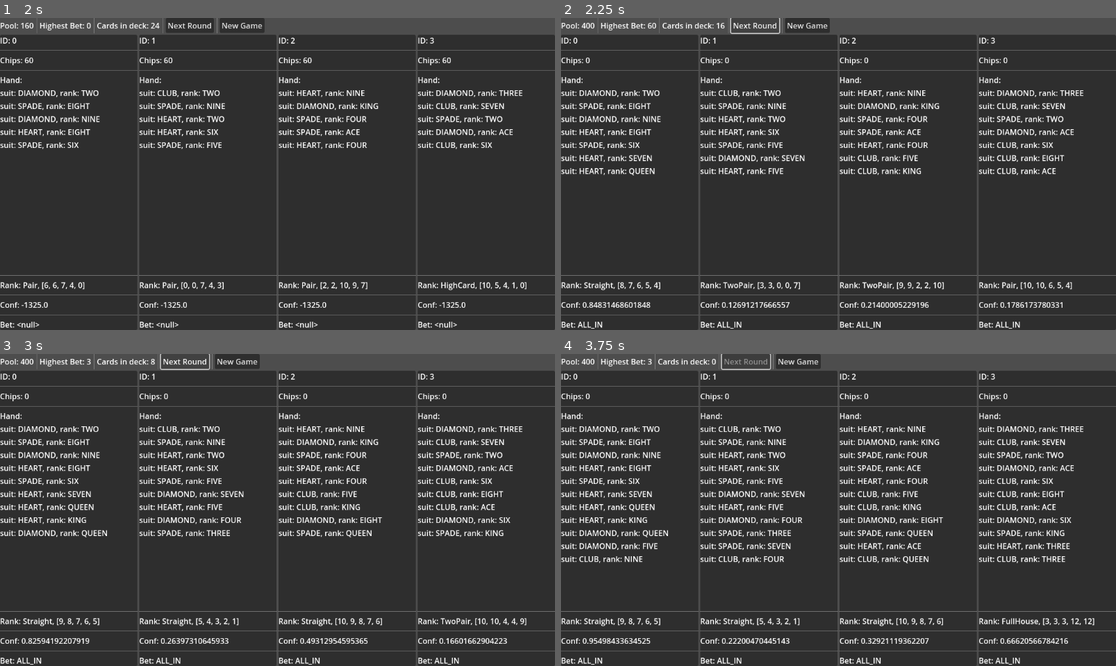
Above: before the commit, frames 1-4 (two rows, left to right).
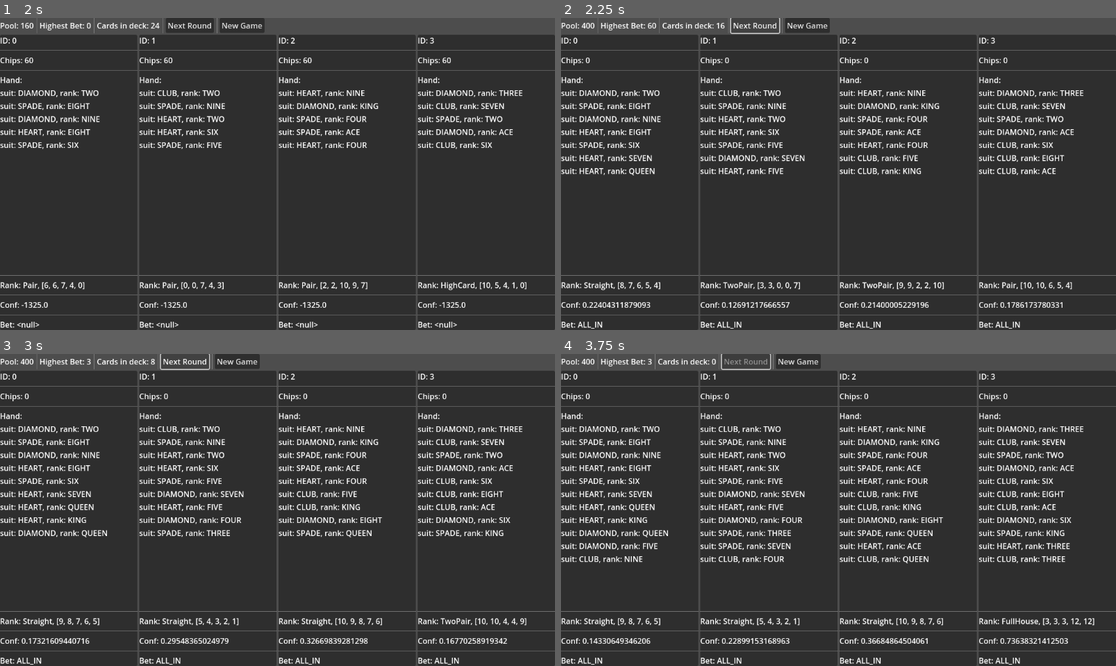
Above: after the commit, the same moments.

Repository: tofimega/ghost-poker
Game: Godot game, scene res://scenes/debug_frontend/debug_frontend.tscn
Same seed, same stepped clock (60 frames per second), same inputs: the game is played once before the commit and once after it.
Inputs:
- Up to frame 1 (2 s): click "New Game" at 0.5 s; click "New Game" at 1.25 s
- Up to frame 2 (2.25 s): click "Next Round" at 2 s
- Up to frame 3 (3 s): click "Next Round" at 2.75 s
- Up to frame 4 (3.75 s): click "Next Round" at 3.5 s

Frame 1 is identical in both runs. In frame 2, 0.1% of the frame differs, in the area x 5-17%, y 91-93%; in frame 3, 0.4%; in frame 4, 0.4%, in the area x 5-92%, y 91-93%.

Commit message:
Added basic logger

Diff:
--- a/project.godot
+++ b/project.godot
@@ -18,6 +18,7 @@
 [autoload]
 
 PokerEngine="*res://scripts/poker_engine.gd"
+Logger="*res://scripts/logger.gd"
 
 [rendering]
 
--- /dev/null
+++ b/scripts/logger.gd
@@ -0,0 +1,16 @@
+extends Node
+
+var log_file: FileAccess
+
+func _init():
+	log_file = FileAccess.open("log.txt", FileAccess.WRITE)
+
+
+func log_text(s: String):
+	log_file.store_line(s)
+	log_file.flush()
+
+func _notification(what: int) -> void:
+	match what:
+		NOTIFICATION_CRASH, NOTIFICATION_PREDELETE, NOTIFICATION_WM_CLOSE_REQUEST:
+			log_file.close()
--- a/scripts/player_controller/player_controller.gd
+++ b/scripts/player_controller/player_controller.gd
@@ -78,10 +78,10 @@
 
 class Bet extends RefCounted:
 	enum Type {
+		FOLD,
 		CALL,
 		RAISE,
-		ALL_IN,
-		FOLD
+		ALL_IN
 	}
 	var amount: int
 	var type: Type
@@ -91,35 +91,58 @@
 		self.type=type
 
 
-const CALL_THRESHOLD: float = 0.05/MAX_VAR
+const CALL_THRESHOLD: float = 0.08/MAX_VAR
 const RAISE_THRESHOLD: float = 0.7/MAX_VAR
-const FORCED_ALL_IN_MULT: float = 1.1
+const FORCED_ALL_IN_MULT: float = 1.3
 const ALL_IN_THRESHOLD: float = 0.9/MAX_VAR
 var conf_last_turn: float = -1325
 
+var forced_all_in: bool = false
 func my_turn() -> Bet:
 	if player == null or !player.in_game: return null
+	forced_all_in=false
+	Logger.log_text("PLAYER "+str(player.id)+"'S TURN!" + " (chips: "+str(player.chips)+")")
+	Logger.log_text(" ")
 
 
 	var confidence: float = find_odds()
+	Logger.log_text("player "+str(player.id)+"'s confidence: "+ str(confidence))
 	conf_last_turn = confidence
 
-	if player.chips <= PokerEngine.highest_bet:
+	Logger.log_text("player "+str(player.id)+" considers going ALL IN... "+" (threshold: " + str(ALL_IN_THRESHOLD) + ")")
+	if confidence >= ALL_IN_THRESHOLD:
+		Logger.log_text("player "+str(player.id)+" goes ALL IN!")
+		return Bet.new(player.chips, Bet.Type.ALL_IN)
+
+	if player.chips <= PokerEngine.highest_bet or player.chips==0:
+		Logger.log_text("player "+str(player.id)+" has insufficient chips, considering going ALL IN... "+ "(threshold: " + str(CALL_THRESHOLD*FORCED_ALL_IN_MULT) + ")")
 		if confidence >= CALL_THRESHOLD*FORCED_ALL_IN_MULT:
+			Logger.log_text("player "+str(player.id)+" goes ALL IN!")
+			forced_all_in=true
 			return Bet.new(player.chips, Bet.Type.ALL_IN)
+		Logger.log_text("player "+str(player.id)+" FOLDS!")
 		return Bet.new(0, Bet.Type.FOLD)
 
-	if confidence >= ALL_IN_THRESHOLD:
-		return Bet.new(player.chips, Bet.Type.ALL_IN)
 
+	Logger.log_text("player "+str(player.id)+" considers RAISING... "+" (threshold: " + str(RAISE_THRESHOLD) + ")")
 	if confidence >= RAISE_THRESHOLD:
 		var amount: int = min(PokerEngine.highest_bet + max(player.chips*(confidence-RAISE_THRESHOLD+0.01)/10, 1), player.chips)
+		Logger.log_text("player "+str(player.id)+" tries RAISING bet to: "+ str(amount))
 		if amount == player.chips:
-			if confidence >= RAISE_THRESHOLD*FORCED_ALL_IN_MULT: return Bet.new(amount, Bet.Type.ALL_IN)
+			Logger.log_text("player "+str(player.id)+"'s RAISE is more than all their chips, considering going ALL IN... "+ "(threshold: " + str(RAISE_THRESHOLD*FORCED_ALL_IN_MULT) + ")")
+			if confidence >= RAISE_THRESHOLD*FORCED_ALL_IN_MULT:
+				Logger.log_text("player "+str(player.id)+" goes ALL IN!")
+				return Bet.new(amount, Bet.Type.ALL_IN)
+			Logger.log_text("player "+str(player.id)+" CALLS instead!")
 			return Bet.new(PokerEngine.highest_bet, Bet.Type.CALL)
+
+		Logger.log_text("player "+str(player.id)+" RAISES!")
 		return Bet.new(amount, Bet.Type.RAISE)
 
+	Logger.log_text("player "+str(player.id)+" considers CALLING... "+" (threshold: " + str(CALL_THRESHOLD) + ")")
 	if confidence >= CALL_THRESHOLD:
+		Logger.log_text("player "+str(player.id)+" CALLS!")
 		return Bet.new(PokerEngine.highest_bet, Bet.Type.CALL)
 
+	Logger.log_text("player "+str(player.id)+" FOLDS!")
 	return Bet.new(0, Bet.Type.FOLD)
--- a/scripts/poker_engine.gd
+++ b/scripts/poker_engine.gd
@@ -43,7 +43,7 @@
 
 @warning_ignore_start("int_as_enum_without_cast")
 func showdown()->void:
-	print("Showdown!")
+	Logger.log_text("Showdown!")
 	var winning_hand: Ranking = players.values().reduce(func(acc: Ranking, player: Player):
 		if !player.in_game: return acc
 		var rank: Ranking=rank_hand(player.hand)
@@ -65,11 +65,11 @@
 	if winners.size()==1:
 		game_state=GameState.CONCLUSIVE
 		game_over.emit(GameState.CONCLUSIVE, winners[0])
-		print("WINNER: "+str(winners[0].id))
+		Logger.log_text("WINNER: "+str(winners[0].id))
 	else:
 		game_state=GameState.TIE
 		game_over.emit(GameState.TIE, winners)
-		print("TIE! "+str(winners.map(func(p: Player): return p.id)))
+		Logger.log_text("TIE! "+str(winners.map(func(p: Player): return p.id)))
 
 
 
@@ -98,32 +98,47 @@
 	player_bets.clear()
 	highest_bet = MINIMUM_BET
 	calls_this_turn = 0
+	Logger.log_text("CURRENT TURN: "+str(current_turn))
 
 	for p in players.values():
 		if deck.size()==0: break
 		deal_cards(p, CARDS_PER_ROUND)
 	current_turn+=1
 
-
-	while calls_this_turn < current_player_count(): #or highest_bet==0
-		for id in players:
-			if current_player_count() <=1:
-				game_state=GameState.CONCLUSIVE
-				var winning_player: Player = players.values().filter(func(p: Player): return p.in_game)[0]
-				game_over.emit(GameState.CONCLUSIVE, winning_player)
-				return
-
-			var p: Player = players[id]
-			if !p.in_game: continue
-			_handle_player_bet(id, p.bet())
-
+	var counter: int=0
+	while calls_this_turn < current_player_count():
+		var ids: Array[int] = players.keys()
+		var id: int = counter % ids.size()
+		counter+=1
+		if current_player_count() <=1:
+			game_state=GameState.CONCLUSIVE
+			var winning_player: Player = players.values().filter(func(p: Player): return p.in_game)[0]
+			Logger.log_text("GAME OVER!")
+			Logger.log_text("WINNER: "+str(winning_player.id))
+			game_over.emit(GameState.CONCLUSIVE, winning_player)
+			return
+
+		var p: Player = players[id]
+		if !p.in_game: continue
+		Logger.log_text("current highest bet: "+str(highest_bet))
+
+		var player_bets_text: Dictionary[int, String]
+		for i in player_bets.keys(): player_bets_text[i] = PlayerController.Bet.Type.find_key(player_bets[i])
+		Logger.log_text("current player bets: "+str(player_bets_text))
+		Logger.log_text("players remaining: "+str(current_player_count()))
+		Logger.log_text(" ")
+		_handle_player_bet(id, p.bet())
+
+
+	Logger.log_text("final bet: "+str(highest_bet))
+	Logger.log_text(" ")
 	for p: Player in players.values():
 		if !p.in_game: continue
 		var bet: int = min(highest_bet, p.chips)
 		p.chips-=bet
 		pool+=bet
 
-	#if highest_bet ==0: showdown() #TODO: find better fix
+
 	next_round.emit()
 
 var calls_this_turn: int=0
@@ -136,7 +151,7 @@
 		players[id].fold()
 		return
 
-	if bet.type == bet.Type.CALL or bet.type == bet.Type.ALL_IN: calls_this_turn+=1
+	if bet.type == bet.Type.CALL or (bet.type == bet.Type.ALL_IN and players[id].controller.forced_all_in): calls_this_turn+=1
 	else: calls_this_turn = 0
 
 
@@ -145,6 +160,7 @@
 		p.free()
 		return null)
 	players.clear()
+	player_bets.clear()
 	deck.map(func(p:Card):
 		p.free()
 		return null)
@@ -180,7 +196,6 @@
 
 
 func rank_hand(hand: Array[Card]) -> Ranking:
-
 
 	assert(hand.size()>=5)
 	var rankings: Array[Ranking] = []
Not shown, added: scripts/logger.gd.uid
Not shown, changed: .gitignore
